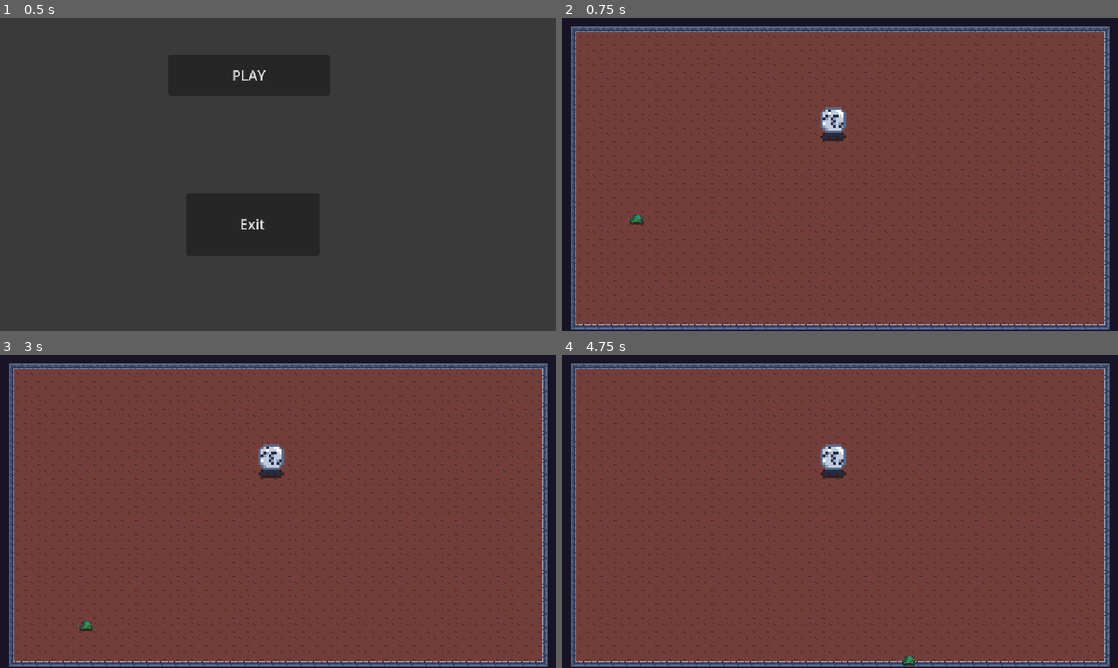
Above: before the commit, frames 1-4 (two rows, left to right).
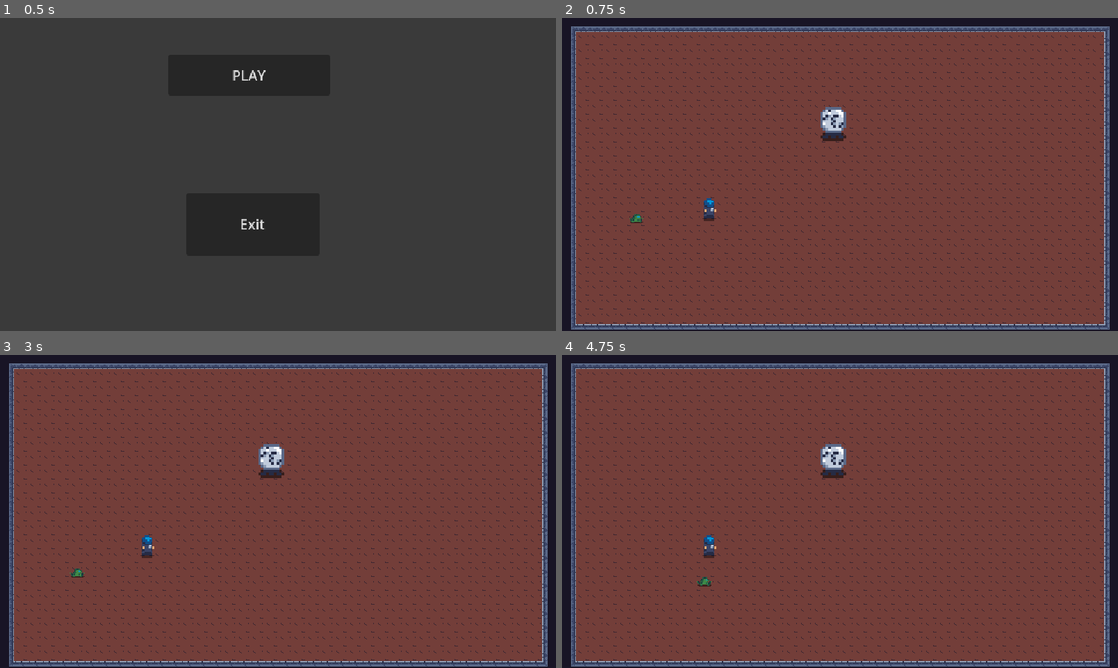
Above: after the commit, the same moments.

Repository: Arssin/ParasiteJam
Game: Godot game, scene res://scenes/main_scene.tscn
Same seed, same stepped clock (60 frames per second), same inputs: the game is played once before the commit and once after it.
Inputs:
- Up to frame 1 (0.5 s): no input
- Up to frame 2 (0.75 s): click "PLAY" at 0.5 s
- Up to frame 3 (3 s): click "PLAY" at 1.25 s; tap Enter at 2 s; hold D (move_right) 2.03-2.78 s; tap Space at 2.75 s; hold Down (move_down) from 2.78 s (still down)
- Up to frame 4 (4.75 s): release Down (move_down) at 3.53 s; hold D (move_right) 3.53-4.28 s; hold W (move_up) from 4.28 s (still down)

Frame 1 is identical in both runs. In frame 2, 0.2% of the frame differs, in the area x 11-28%, y 57-66%; in frame 3, 0.3%; in frame 4, 0.3%, in the area x 24-64%, y 57-100%.

Commit message:
mechanics 1st

Diff:
--- /dev/null
+++ b/Player_Projectile.gd
@@ -0,0 +1,30 @@
+extends Node2D
+
+class_name Projectile
+
+@export var speed := 50.0
+
+var direction := Vector2.ZERO
+
+@onready var timer = $Timer
+@onready var hitbox = $Hitbox
+@onready var sprite = $Sprite2D
+@onready var impact_detector = $ImpactDetector
+
+
+func _ready() -> void:
+	timer.start()
+	look_at(position + direction)
+
+
+func _physics_process(delta: float) -> void:
+	position += direction * speed * delta
+
+
+func _on_timer_timeout() -> void:
+	queue_free()
+
+
+func _on_hitbox_body_entered(body: Node2D) -> void:
+	if body is Enemy:
+		pass
--- a/characters/marines.gd
+++ b/characters/marines.gd
@@ -1,5 +1,6 @@
 extends CharacterBody2D
 
+class_name Enemy
 
 # Called when the node enters the scene tree for the first time.
 func _ready() -> void:
--- a/characters/marines.tscn
+++ b/characters/marines.tscn
@@ -1,12 +1,24 @@
-[gd_scene load_steps=2 format=3 uid="uid://ovaevhdhmgd4"]
+[gd_scene load_steps=4 format=3 uid="uid://ovaevhdhmgd4"]
 
 [ext_resource type="Script" path="res://characters/marines.gd" id="1_xbd00"]
+[ext_resource type="Texture2D" uid="uid://d3gri0vcfq5lq" path="res://assets/Marine.png" id="2_dsuch"]
+
+[sub_resource type="CapsuleShape2D" id="CapsuleShape2D_hm8pv"]
+radius = 5.0
+height = 16.0
 
 [node name="Marines" type="CharacterBody2D"]
+light_mask = 4
+visibility_layer = 3
+scale = Vector2(1.6, 1.6)
 script = ExtResource("1_xbd00")
 
 [node name="CollisionShape2D" type="CollisionShape2D" parent="."]
+shape = SubResource("CapsuleShape2D_hm8pv")
 
 [node name="Sprite2D" type="Sprite2D" parent="."]
+texture = ExtResource("2_dsuch")
+hframes = 4
+vframes = 5
 
 [node name="AnimationPlayer" type="AnimationPlayer" parent="."]
--- a/characters/player.gd
+++ b/characters/player.gd
@@ -1,6 +1,8 @@
 extends CharacterBody2D
 
-var player_speed = 400
+class_name Player
+
+var player_speed = 100
 
 # Called when the node enters the scene tree for the first time.
 func _ready() -> void:
@@ -17,7 +19,9 @@
 	var input_direction = Input.get_vector("move_left", "move_right","move_up", "move_down")
 
 	if input_direction:
-		print('clicked', input_direction)
 		velocity = input_direction * player_speed
 	else:
 			velocity = input_direction * 0
+
+func teleport(position):
+	global_position = position
--- a/characters/player.tscn
+++ b/characters/player.tscn
@@ -8,7 +8,7 @@
 height = 16.0
 
 [node name="Player" type="CharacterBody2D"]
-scale = Vector2(1.3, 1.3)
+scale = Vector2(1.2, 1.2)
 script = ExtResource("1_ja8v1")
 
 [node name="CollisionShape2D" type="CollisionShape2D" parent="."]
--- /dev/null
+++ b/characters/player_projectile.tscn
@@ -0,0 +1,35 @@
+[gd_scene load_steps=5 format=3 uid="uid://dpdi856pclny0"]
+
+[ext_resource type="Script" path="res://Player_Projectile.gd" id="1_qsr6y"]
+[ext_resource type="Texture2D" uid="uid://cwi8r1kcgthma" path="res://assets/Hero.png" id="2_cn31h"]
+
+[sub_resource type="CircleShape2D" id="CircleShape2D_ka164"]
+radius = 4.12311
+
+[sub_resource type="CircleShape2D" id="CircleShape2D_b7sm4"]
+radius = 4.0
+
+[node name="Player_Projectile" type="Node2D"]
+script = ExtResource("1_qsr6y")
+
+[node name="Sprite2D" type="Sprite2D" parent="."]
+texture = ExtResource("2_cn31h")
+hframes = 3
+vframes = 5
+frame = 12
+
+[node name="Hitbox" type="Area2D" parent="."]
+
+[node name="CollisionShape2D" type="CollisionShape2D" parent="Hitbox"]
+position = Vector2(0, 1)
+shape = SubResource("CircleShape2D_ka164")
+
+[node name="ImpactDetector" type="Area2D" parent="."]
+monitorable = false
+
+[node name="CollisionShape2D" type="CollisionShape2D" parent="ImpactDetector"]
+position = Vector2(0, 1)
+shape = SubResource("CircleShape2D_b7sm4")
+
+[node name="Timer" type="Timer" parent="."]
+wait_time = 3.0
--- a/levels/Level1.tscn
+++ b/levels/Level1.tscn
@@ -1,7 +1,8 @@
-[gd_scene load_steps=7 format=3 uid="uid://nqkcepm4sjb1"]
+[gd_scene load_steps=8 format=3 uid="uid://nqkcepm4sjb1"]
 
 [ext_resource type="Texture2D" uid="uid://bb4hix8x7d8wo" path="res://assets/MapPrototype.png" id="1_t4ppf"]
 [ext_resource type="PackedScene" uid="uid://ulroyeuyk226" path="res://characters/player.tscn" id="2_qoi3o"]
+[ext_resource type="PackedScene" uid="uid://ovaevhdhmgd4" path="res://characters/marines.tscn" id="3_r1udf"]
 
 [sub_resource type="TileSetAtlasSource" id="TileSetAtlasSource_p568i"]
 texture = ExtResource("1_t4ppf")
@@ -143,3 +144,6 @@
 
 [node name="Player" parent="." instance=ExtResource("2_qoi3o")]
 position = Vector2(85, 229)
+
+[node name="Marines" parent="." instance=ExtResource("3_r1udf")]
+position = Vector2(169, 220)
--- a/project.godot
+++ b/project.godot
@@ -53,10 +53,11 @@
 
 [layer_names]
 
-2d_render/layer_1="Env"
-2d_render/layer_2="Player"
-2d_render/layer_3="Enemy"
-2d_render/layer_4="Interactable"
+2d_physics/layer_1="Env"
+2d_physics/layer_2="Player"
+2d_physics/layer_3="Enemy"
+2d_physics/layer_4="Projectile"
+2d_physics/layer_5="Interactable"
 
 [rendering]
 
